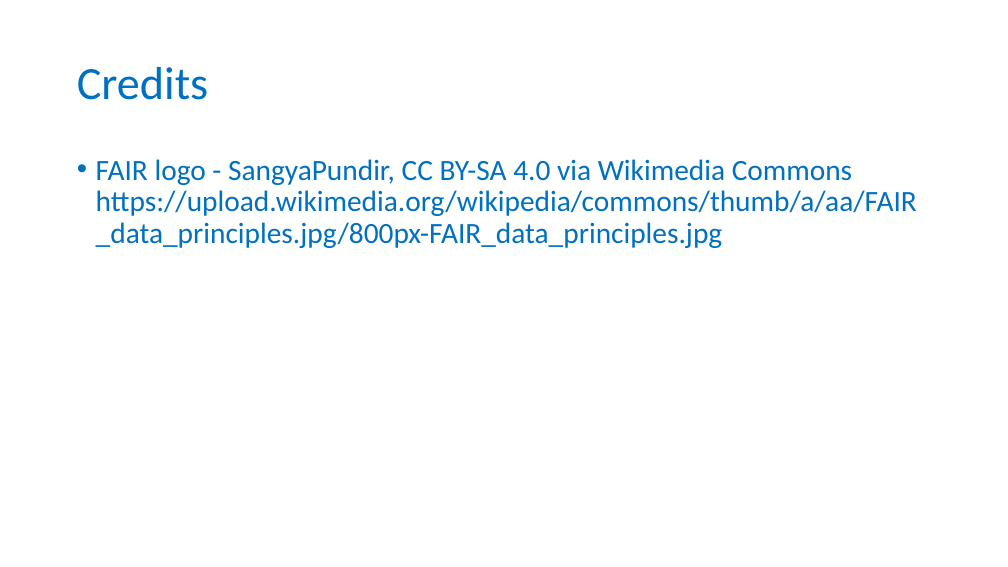
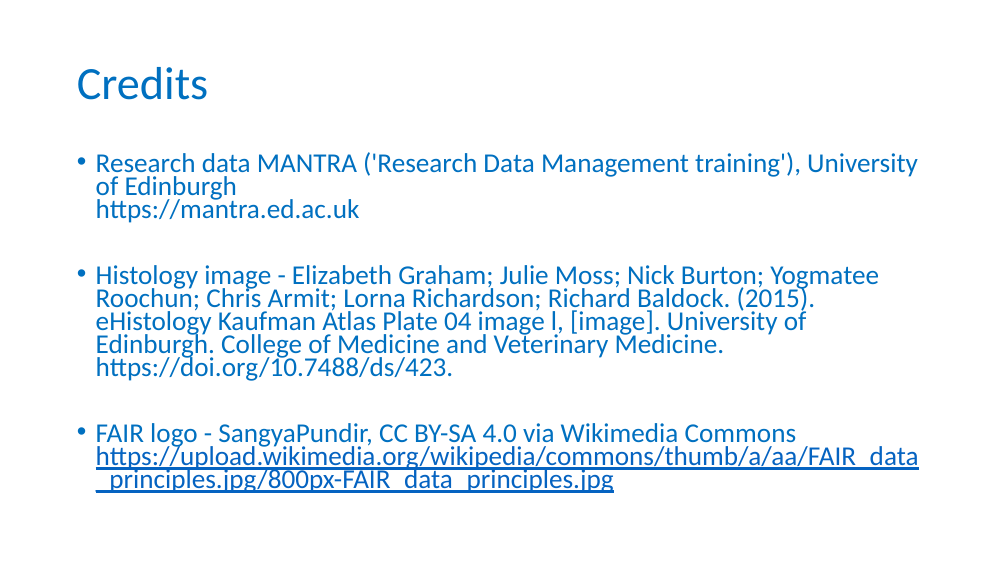
Before and after one commit to carpentries-incubator/fair-for-leaders, a slide deck: slide 19 of instructors/02-Being_FAIR.pptx (slide 18 before the commit). Drawn at 1008x567 pixels with LibreOffice and Linux fonts; fonts in the diff are those of the drawing; background and template pictures are left out. Boxes give left, top, right and bottom in pixels: in the first picture for what was removed or moved away, otherwise in the second. Text is boxed around its words. In the diff, an @@ line names an element or a change of style, - is before the commit and + after.

Commit message:
Added slide for research data definition, and text and pic for data from publications

```diff
--- a/instructors/02-Being_FAIR.pptx
+++ b/instructors/02-Being_FAIR.pptx
@@ text at [96,152,918,381]: paragraphs added @@
+• Research data MANTRA ('Research Data Management training'), University of Edinburgh
+  https://mantra.ed.ac.uk
+• Histology image - Elizabeth Graham; Julie Moss; Nick Burton; Yogmatee Roochun; Chris Armit; Lorna Richardson; Richard Baldock. (2015). eHistology Kaufman Atlas Plate 04 image l, [image]. University of Edinburgh. College of Medicine and Veterinary Medicine. https://doi.org/10.7488/ds/423.
@@ text at [96,423,919,493]: size 28 to 25.9 pt in "FAIR logo - SangyaPundir, CC BY-SA 4.0 ..."; text colour #0070C0 to #0563C1, underline on in "https://upload.wikimedia.org/wikipedia/commons/thumb/a/aa/FA ..."; line spacing 0.9 to 0.7 @@
```
Also in this commit, not shown: 2 other slides changed, 1 slide added.
